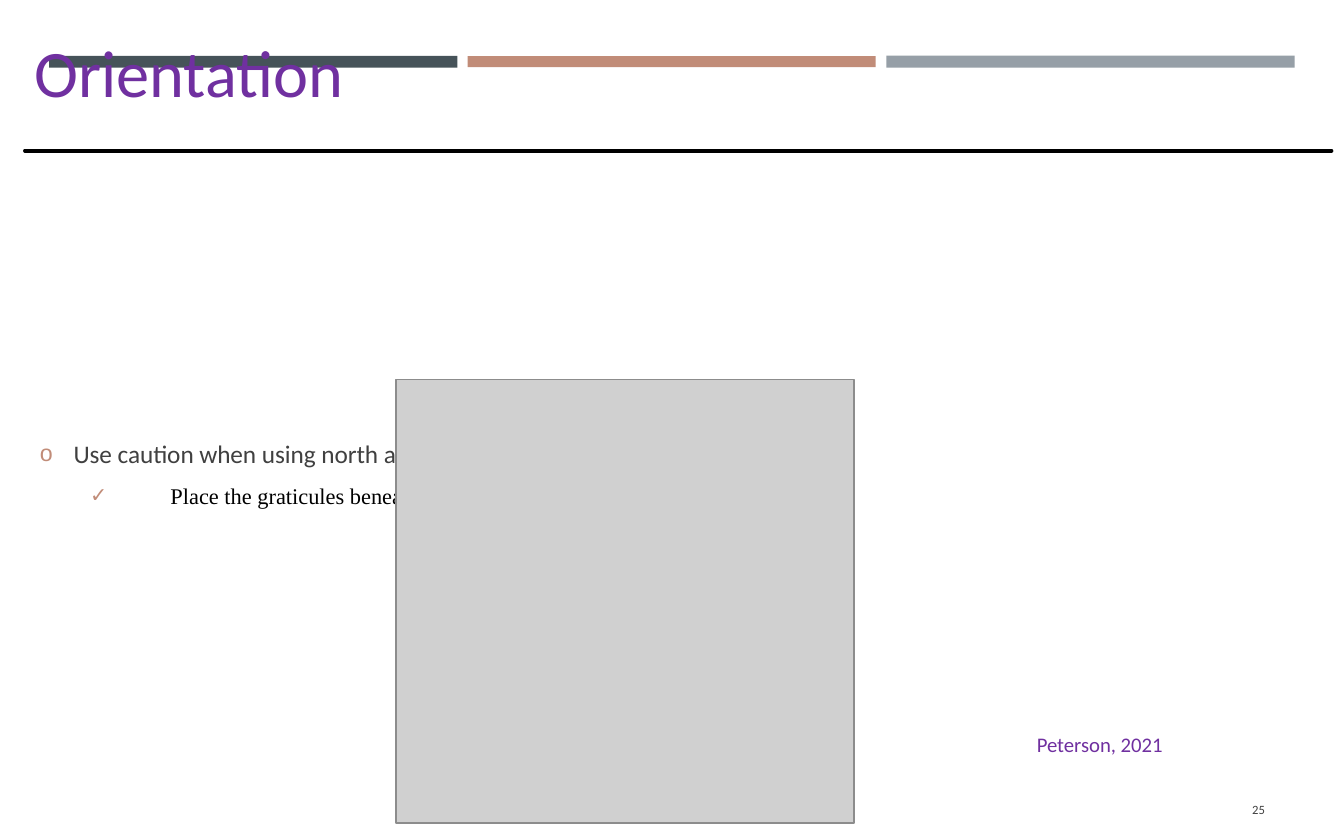
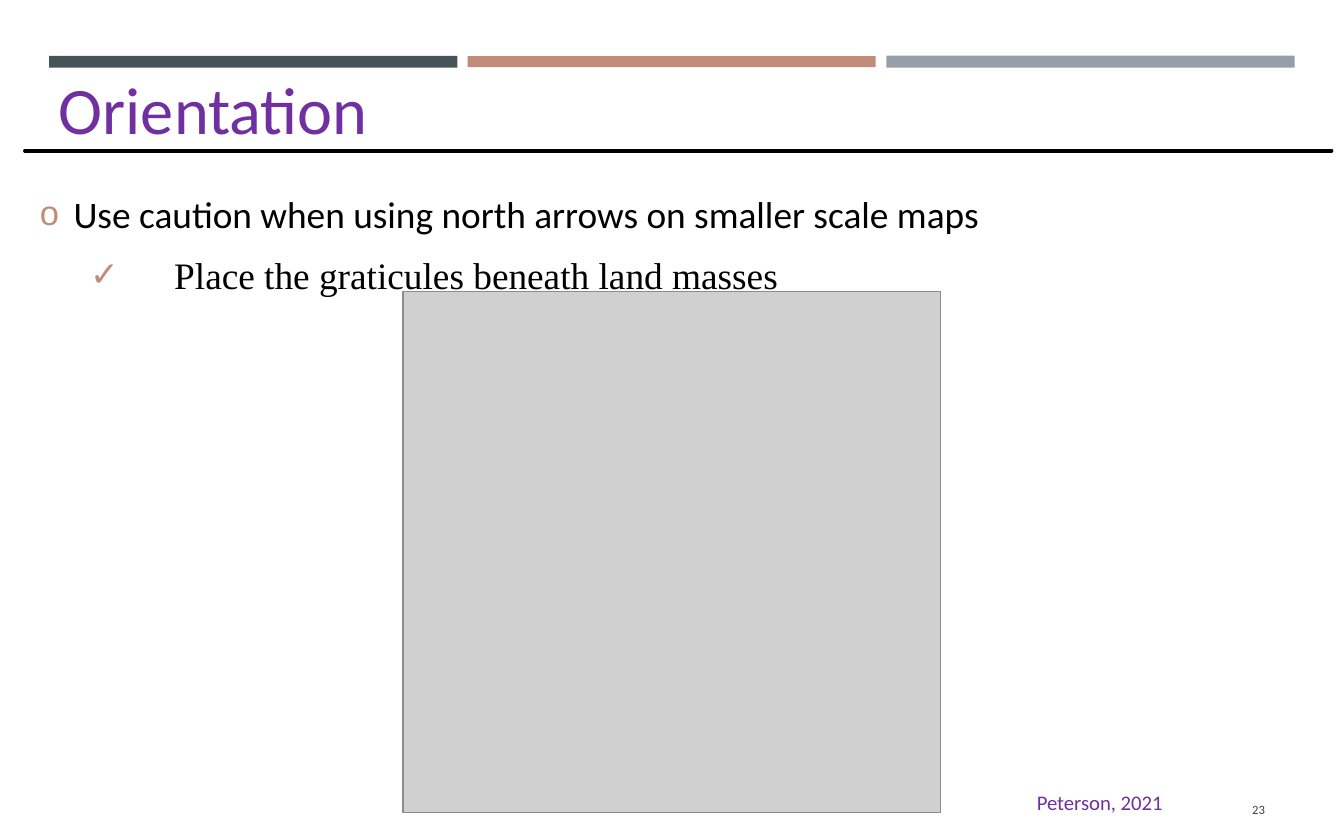
Before and after one commit to gisynw/GIS_I, a slide deck: slide 23 of docs/Lectures/Week07/Lecture07_GEOG2475_Thursday.pptx (slide 25 before the commit). Drawn at 1344x840 pixels with LibreOffice and Linux fonts; fonts in the diff are those of the drawing; grey boxes stand for pictures. Boxes give left, top, right and bottom in pixels: in the first picture for what was removed or moved away, otherwise in the second. Text is boxed around its words. In the diff, an @@ line names an element or a change of style, - is before the commit and + after.

```diff
--- a/docs/Lectures/Week07/Lecture07_GEOG2475_Thursday.pptx
+++ b/docs/Lectures/Week07/Lecture07_GEOG2475_Thursday.pptx
@@ text "Orientation" rewrapped from box(34, 51, 343, 98) to box(59, 88, 368, 150) @@
@@ text "Use caution when using north ..." at box(74, 202, 979, 296): size 12.2 to 18 pt, text colour #404040 to #000000 in "Use caution when using north arrows on ..."; size 10.8 to 18 pt in "Place the graticules beneath land masses"; more space between paragraphs @@
@@ picture: place and size @@
-picture at box(396, 379, 854, 823)
+picture at box(403, 291, 941, 812)
@@ text "Peterson, 2021": place and size @@
-text "Peterson, 2021" at box(1037, 738, 1163, 755)
+text "Peterson, 2021" at box(1037, 796, 1163, 813)
@@ page number at box(1252, 806, 1265, 814): text changed @@
-25
+23
```
Also in this commit, not shown: 11 other slides changed, 3 slides removed.
